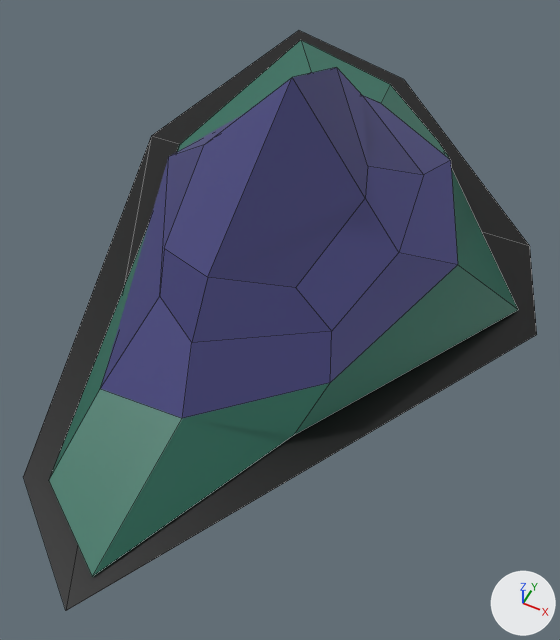
One commit to the FBX model Projekt Unity/TowerDefense/Assets/Modele/EpokaKamienia/FBX/Otoczenie/Wzgorze1.fbx: the scene before it, then after it.
The view is the same before and after, from a camera (50 mm lens) standing at (796.0, -1778.0, 1851.0) and looking at (82.0, -350.0, 66.0). Lighting does not change. The marker at lower right points along +X, +Y and +Z. Mesh edges are drawn as thin lines. Where no turn or scale is listed for an object, it has been applied to the vertices.

In view in the first picture: 'Wzgorze1'.
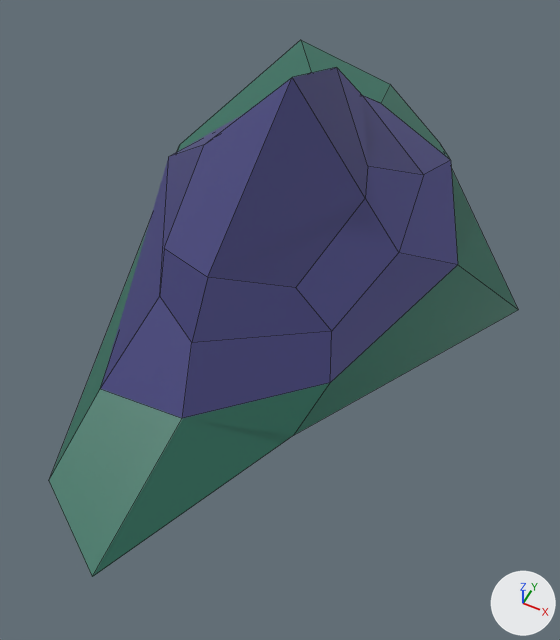
Diff of the bpy script that builds the scene:
```diff
--- a/Projekt Unity/TowerDefense/Assets/Modele/EpokaKamienia/FBX/Otoczenie/Wzgorze1.fbx.py
+++ b/Projekt Unity/TowerDefense/Assets/Modele/EpokaKamienia/FBX/Otoczenie/Wzgorze1.fbx.py
@@ me_cube_012 @@
 me_cube_012.from_pydata(...)  # 40 vertices, 31 faces; spans x -853.0..804.0, y -1363.0..1397.0, z 7.0..799.0
 # used by ob_wzgorze1; location = (0.0, 0.0, 0.0)
+# me_cube_012 part 1: the loose piece of 7 vertices spanning x -853.0..804.0, y -1363.0..1397.0, z 7.0 is deleted
 me_cube_012.materials.append(mat_material_001)
-me_cube_012.materials.append(mat_cien_001)  # black #000000
```

Where the change shows, as pixel boxes [x1, y1, x2, y2] in the pictures (560 x 640 px):
'Wzgorze1', reshaped (9% narrower, 8% shorter)
    before: [23, 30, 537, 611]
    after: [49, 40, 518, 577]
part 1 of me_cube_012, deleted (black)
    before: [23, 30, 537, 611]
